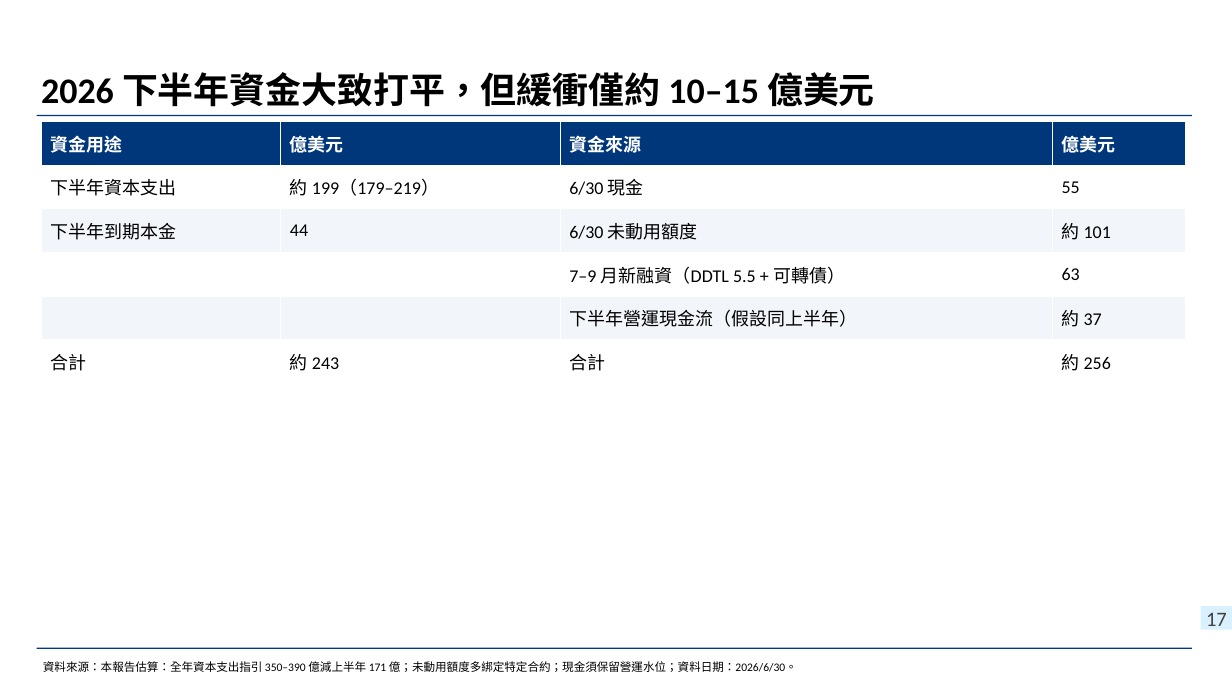
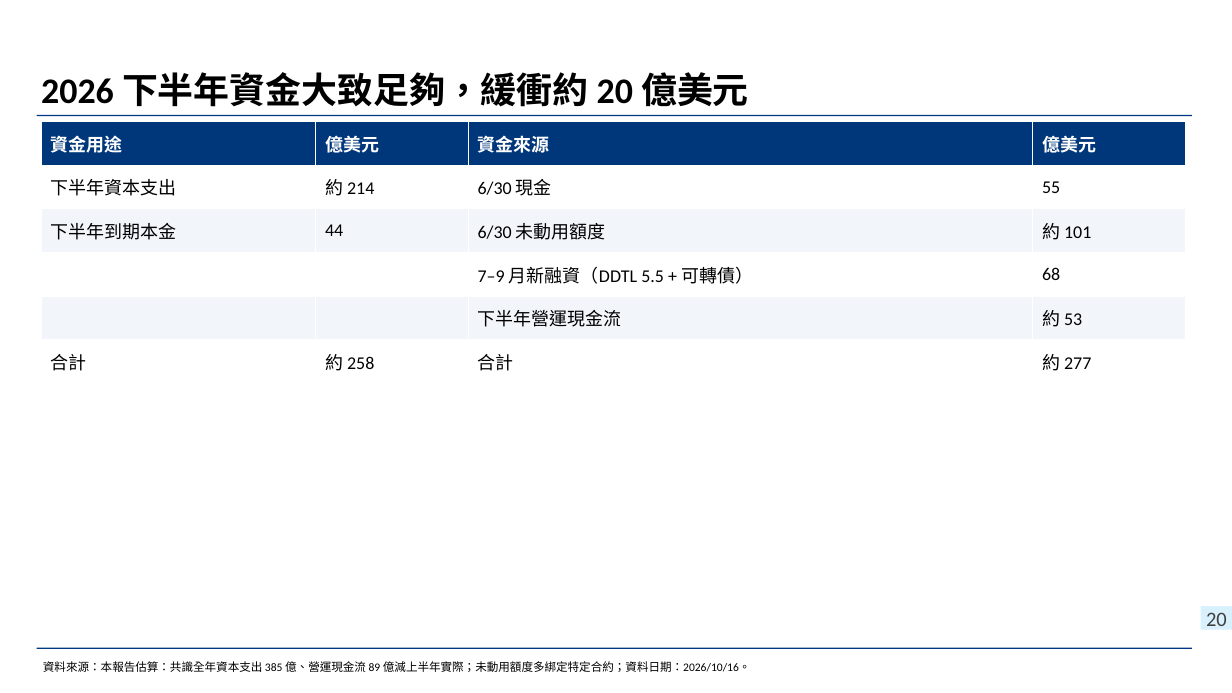
Before and after one commit to wlinoxox/Coreweave-Credit-Risk, a slide deck: slide 20 of deck/CoreWeave信用風險與融資需求_20261016.pptx (slide 17 before the commit). Drawn at 1232x693 pixels with LibreOffice and Linux fonts; fonts in the diff are those of the drawing; background and template pictures are left out. Boxes give left, top, right and bottom in pixels: in the first picture for what was removed or moved away, otherwise in the second. Text is boxed around its words. In the diff, an @@ line names an element or a change of style, - is before the commit and + after.

```diff
--- a/deck/CoreWeave信用風險與融資需求_20261016.pptx
+++ b/deck/CoreWeave信用風險與融資需求_20261016.pptx
@@ title at bbox=[41, 72, 749, 107]: text changed @@
-2026 下半年資金大致打平，但緩衝僅約 10–15 億美元
+2026 下半年資金大致足夠，緩衝約 20 億美元
@@ table at bbox=[42, 122, 1186, 384] @@
-row 2, column 2: 約 199（179–219）
+row 2, column 2: 約 214
-row 4, column 4: 63
+row 4, column 4: 68
-row 5, column 3: 下半年營運現金流（假設同上半年）
+row 5, column 3: 下半年營運現金流
-row 5, column 4: 約 37
+row 5, column 4: 約 53
-row 6, column 2: 約 243
+row 6, column 2: 約 258
-row 6, column 4: 約 256
+row 6, column 4: 約 277
@@ page number at bbox=[1206, 612, 1227, 626]: text changed @@
-17
+20
@@ text at bbox=[43, 661, 751, 672]: text changed @@
-資料來源：本報告估算：全年資本支出指引 350–390 億減上半年 171 億；未動用額度多綁定特定合約；現金須保留營運水位；資料日期：2026/6/30。
+資料來源：本報告估算：共識全年資本支出 385 億、營運現金流 89 億減上半年實際；未動用額度多綁定特定合約；資料日期：2026/10/16。
```
Also in this commit, not shown: 13 other slides changed, 5 slides added, 3 slides removed, 6 other files.
